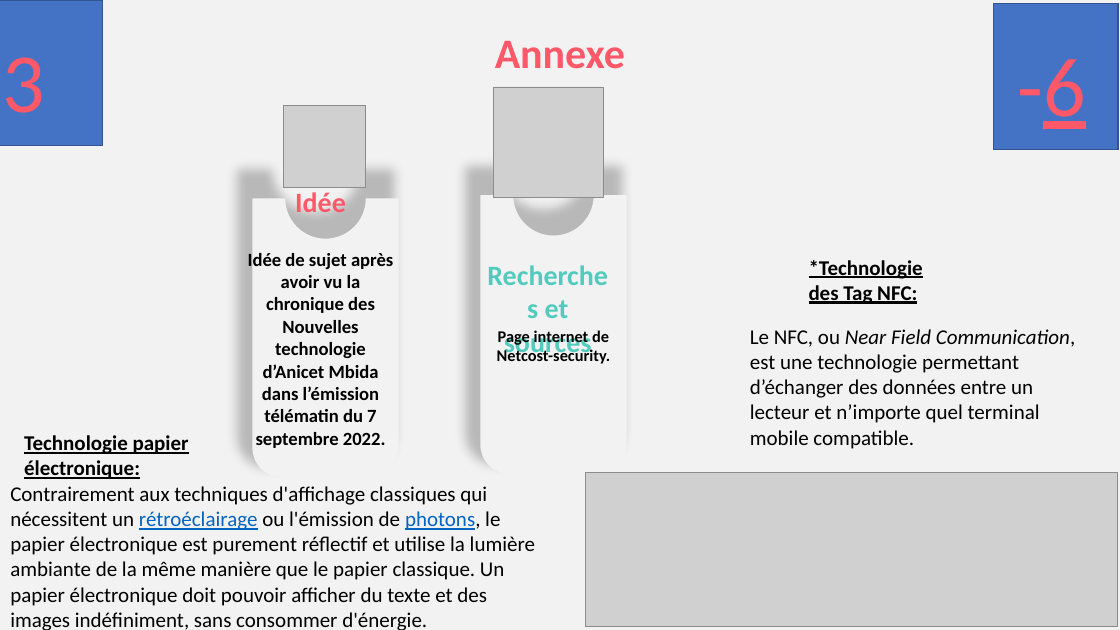
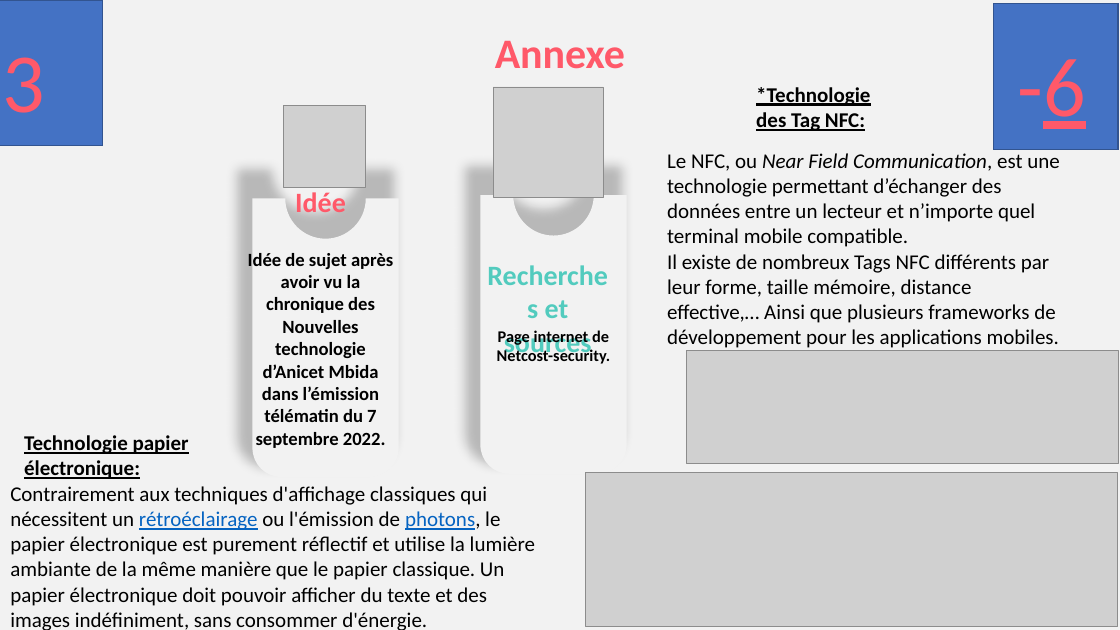
Before and after one commit to Jeremy-Sabadie/pmn-tools, a slide deck: slide 5 of pvt/pvt.pptx. Drawn at 1120x630 pixels with LibreOffice and Linux fonts; fonts in the diff are those of the drawing; grey boxes stand for pictures. Boxes give left, top, right and bottom in pixels: in the first picture for what was removed or moved away, otherwise in the second. Text is boxed around its words. In the diff, an @@ line names an element or a change of style, - is before the commit and + after.

```diff
--- a/pvt/pvt.pptx
+++ b/pvt/pvt.pptx
@@ text "*Technologie des Tag NFC:": place and size @@
-text "*Technologie des Tag NFC:" at [809, 260, 923, 304]
+text "*Technologie des Tag NFC:" at [756, 87, 870, 131]
@@ text "Le NFC, ou Near Field ...": place and size @@
-text "Le NFC, ou Near Field ..." at [750, 329, 1075, 449]
+text "Le NFC, ou Near Field ..." at [667, 153, 1059, 351]
@@ text added at [771, 235, 806, 310], 60 pt, text #F2F2F2, bold @@
+3
@@ text at [667, 254, 1059, 351]: paragraph added @@
+Il existe de nombreux Tags NFC différents par leur forme, taille mémoire, distance effective,… Ainsi que plusieurs frameworks de développement pour les applications mobiles.
@@ picture added at [686, 350, 1118, 464] @@
```
Also in this commit, not shown: 1 other slide changed, 4 other files.
